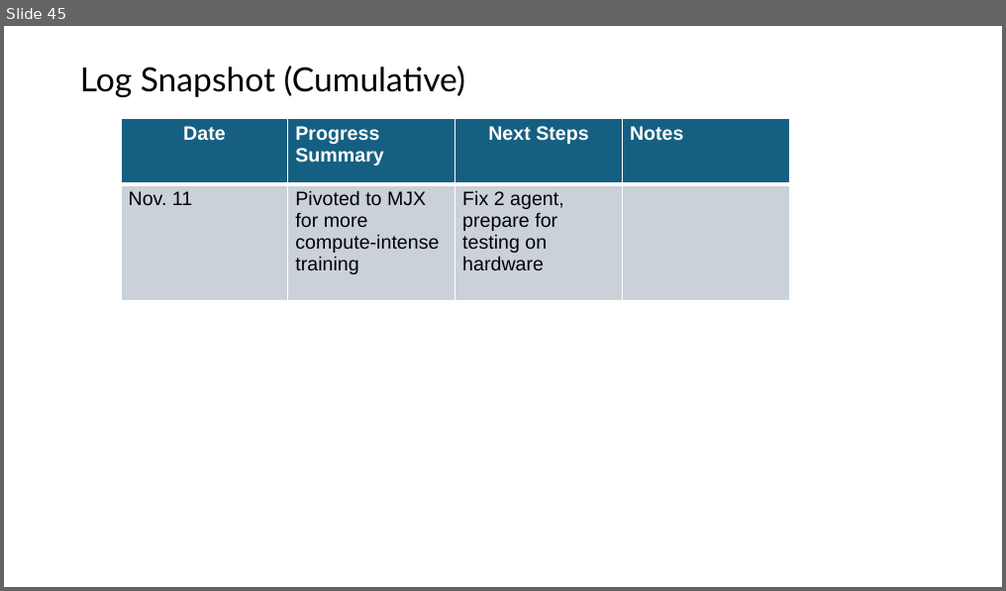
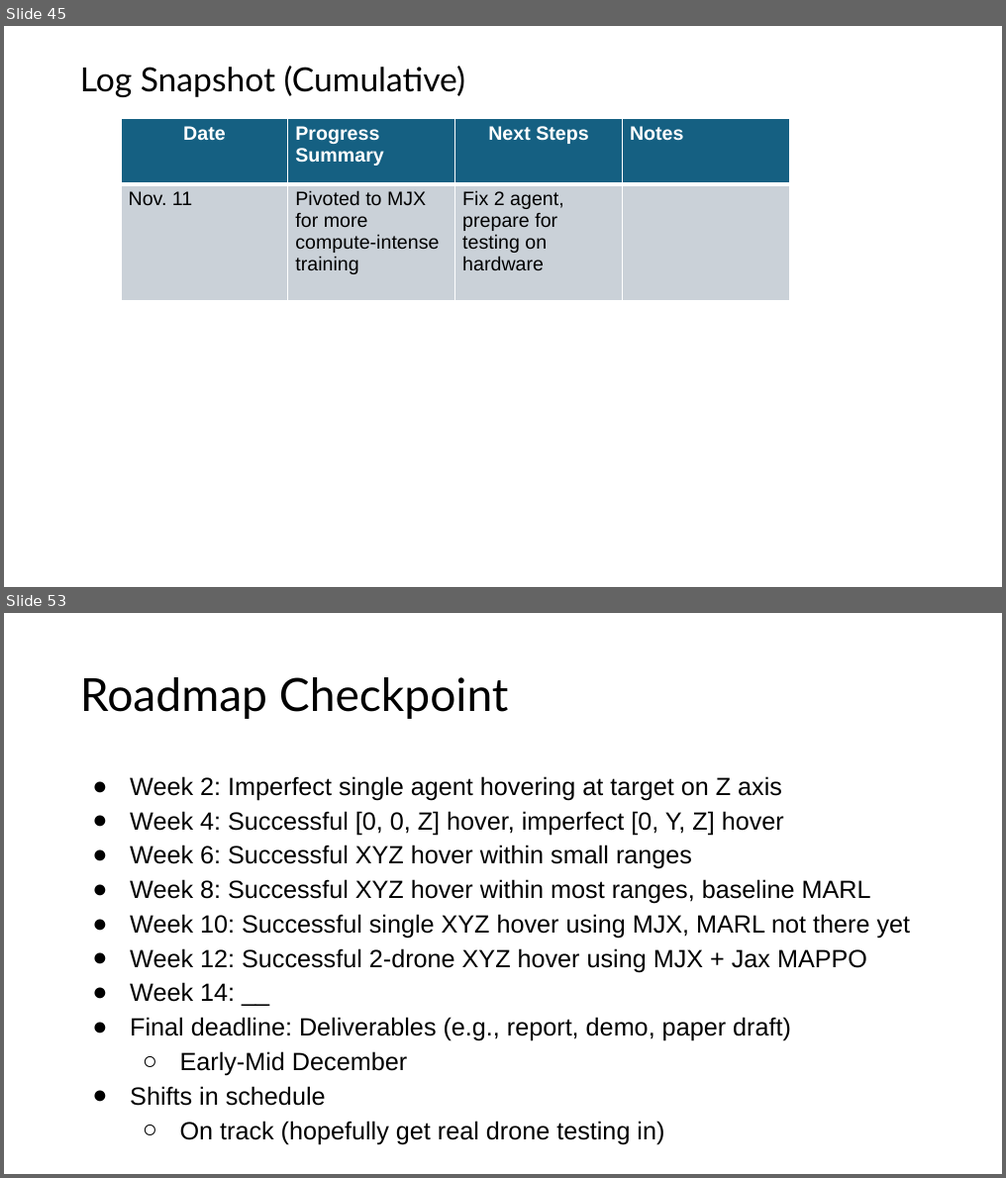
Before and after one commit to shazia-dewan/multi-agentCrazyflieLift, a slide deck: docs/MIRL LAB Honours Project Bi-Weekly Update.pptx. Shown one above the other, each under a label of ours: slide 45 before the commit, slides 45 and 53 after it; the slides between them are not shown. The pictures are 1006x591 and 1006x1178 pixels, drawn with LibreOffice and Linux fonts; fonts in the diff are those of the drawing. Boxes give left, top, right and bottom in pixels: in the first picture for what was removed or moved away, otherwise in the second. Text is boxed around its words. In the diff, an @@ line names an element or a change of style, - is before the commit and + after.

```diff
--- a/docs/MIRL LAB Honours Project Bi-Weekly Update.pptx
+++ b/docs/MIRL LAB Honours Project Bi-Weekly Update.pptx
@@ slide 53 added at (4, 613, 1002, 1174), background #FFFFFF @@
@@ title added at (80, 677, 509, 719), 33 pt, text #000000 @@
+Roadmap Checkpoint
@@ text added at (130, 776, 911, 1145), 18 pt, text #000000 @@
+● Week 2: Imperfect single agent hovering at target on Z axis
+● Week 4: Successful [0, 0, Z] hover, imperfect [0, Y, Z] hover
+● Week 6: Successful XYZ hover within small ranges
+● Week 8: Successful XYZ hover within most ranges, baseline MARL
+● Week 10: Successful single XYZ hover using MJX, MARL not there yet
+● Week 12: Successful 2-drone XYZ hover using MJX + Jax MAPPO
+● Week 14: __
+● Final deadline: Deliverables (e.g., report, demo, paper draft)
+  ○ Early-Mid December
+● Shifts in schedule
+  ○ On track (hopefully get real drone testing in)
```
Also in this commit, not shown: 9 other slides added, 3 other files.
